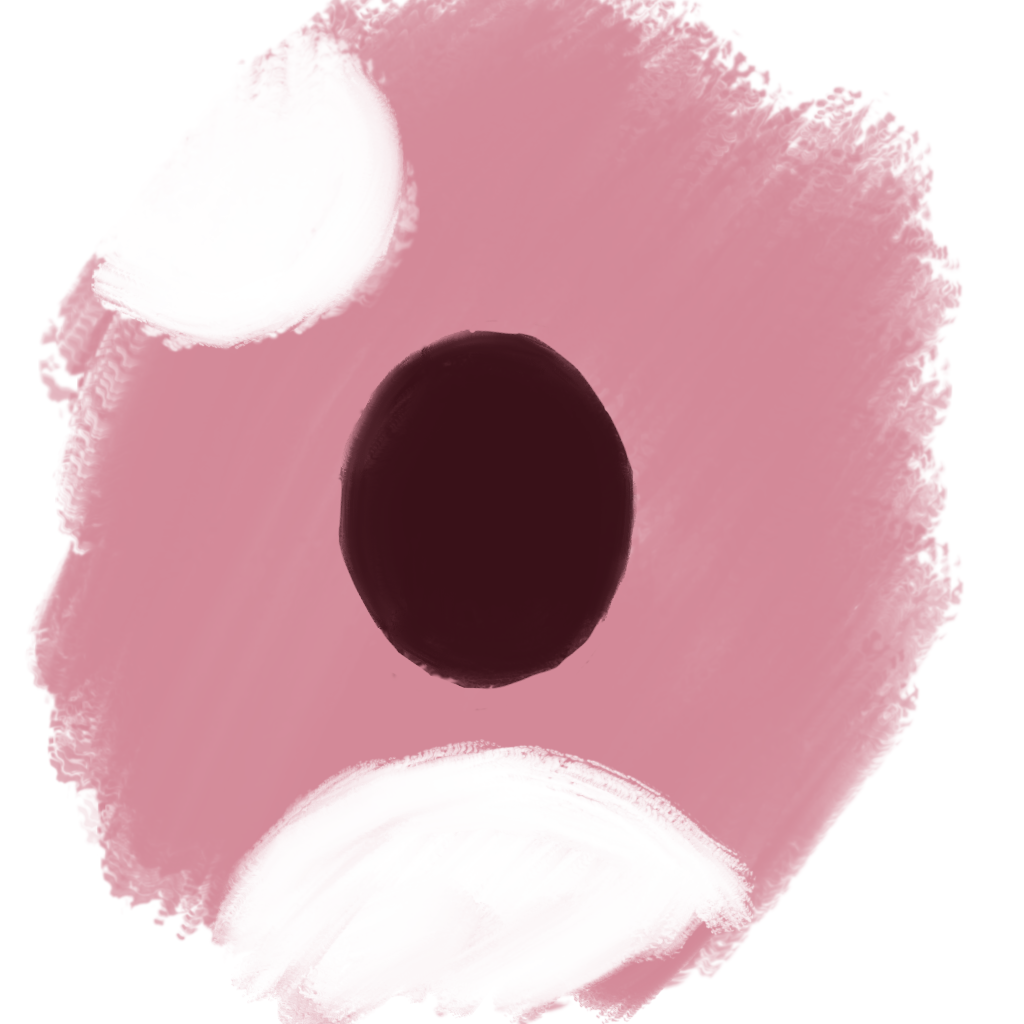
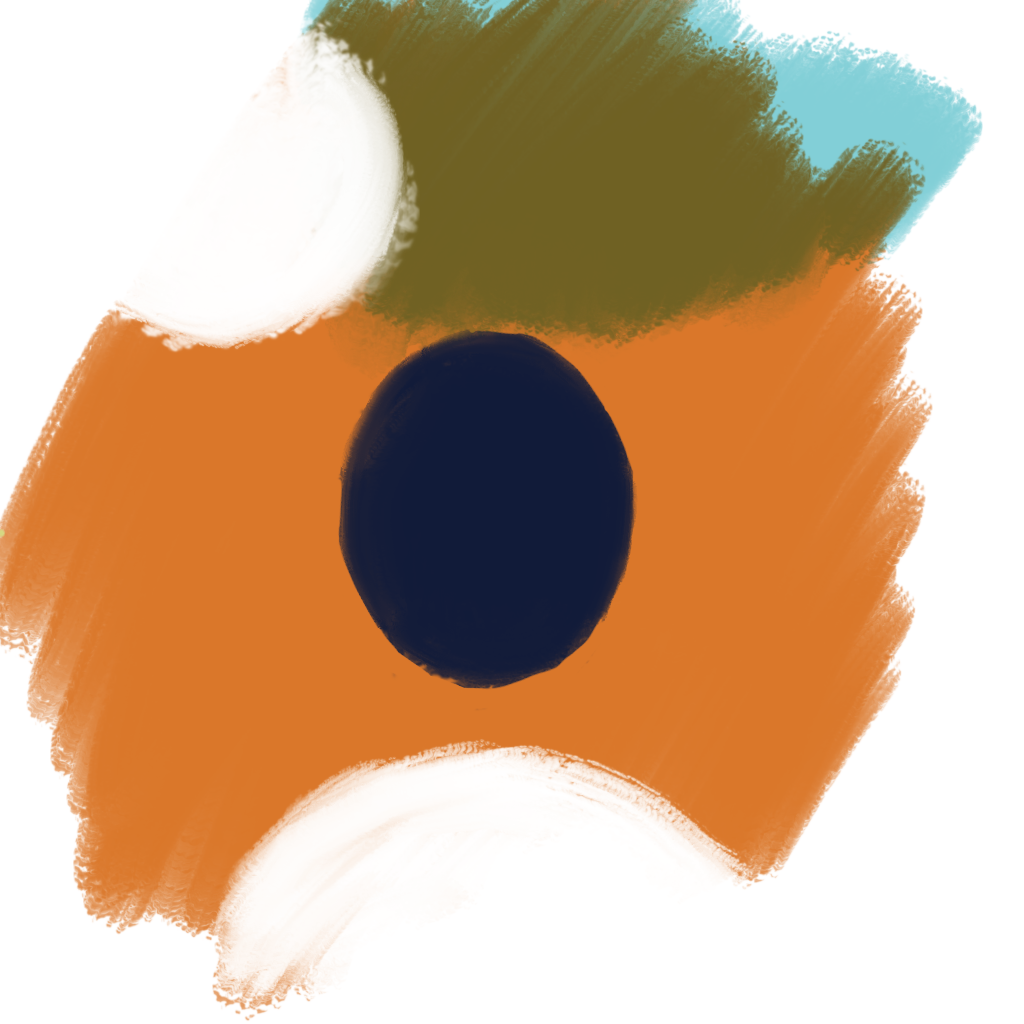
Two versions of the same layered image (1024 x 1024). Layer-by-layer changes:
pixels changed over (0, 0, 983, 1024) (layer not identified)
